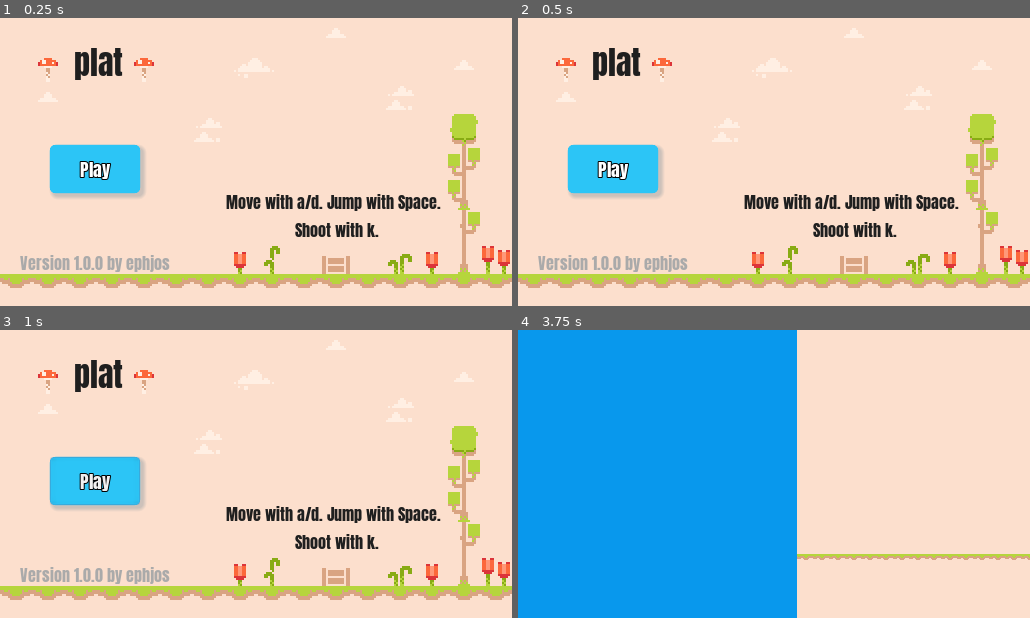
Above: before the commit, frames 1-4 (two rows, left to right).
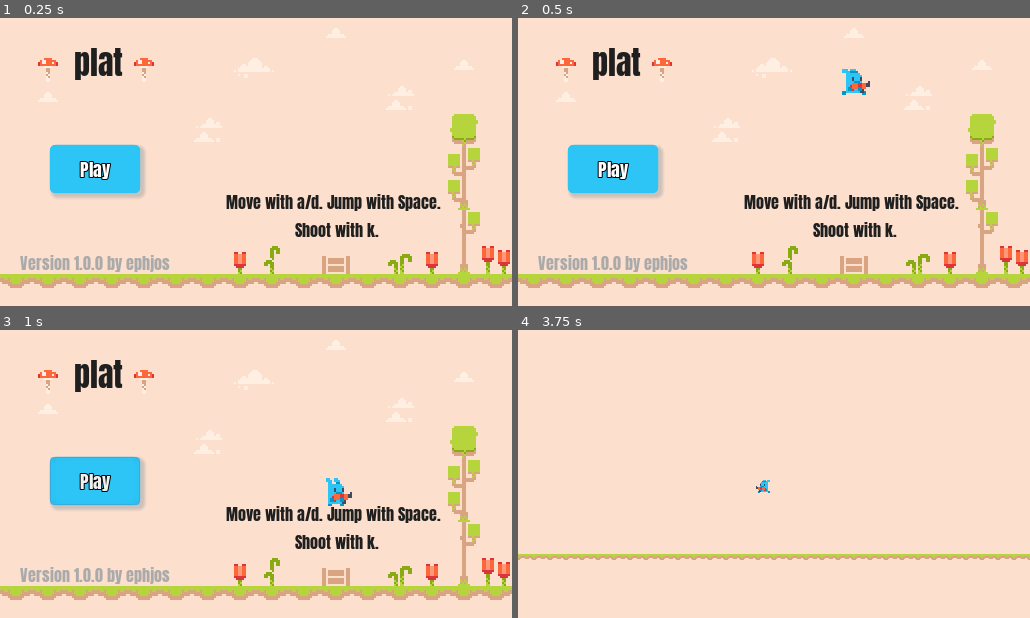
Above: after the commit, the same moments.

Repository: ephjos/plat
Game: Godot game, scene res://TitleScreen/TitleScreen.tscn
Two runs of this game, one before a commit and one after it. Both use one fixed random seed, a clock stepped at 60 frames per second and the inputs below.
Inputs:
- Up to frame 1 (0.25 s): no input
- Up to frame 2 (0.5 s): no input
- Up to frame 3 (1 s): click "Play" at 0.5 s
- Up to frame 4 (3.75 s): click "Play" at 1.25 s; hold Space (jump) 2.03-2.78 s; hold D (move_right) 2.03-3.53 s; tap K (attack) at 2.85 s; tap Space (jump) at 3.02, 3.05, 3.32 s; hold A (move_left) from 3.53 s (still down); hold Space (jump) from 3.53 s (still down)

Frame 1 is identical in both runs. In frame 2, 0.3% of the frame differs, in the area x 63-69%, y 17-27%; in frame 3, 0.3%; in frame 4, 54%, in the area x 0-55%, y 0-100%.

Commit message:
TitleScreen done

Diff:
--- a/Player/Player.gd
+++ b/Player/Player.gd
@@ -118,7 +118,6 @@
 	return !muzzleCheck.is_colliding()
 
 func _attack():
-	SceneChanger.change_scene("res://World.tscn")
 	var bullet = Bullet.instance()
 	owner.add_child(bullet)
 	bullet.transform = muzzle.global_transform
--- a/Player/Player.tscn
+++ b/Player/Player.tscn
@@ -20,19 +20,19 @@
 }, {
 "frames": [ ExtResource( 3 ) ],
 "loop": true,
+"name": "fall",
+"speed": 5.0
+}, {
+"frames": [ ExtResource( 3 ), ExtResource( 7 ) ],
+"loop": true,
+"name": "run",
+"speed": 5.0
+}, {
+"frames": [ ExtResource( 3 ) ],
+"loop": true,
 "name": "jump",
 "speed": 5.0
 }, {
-"frames": [ ExtResource( 3 ), ExtResource( 7 ) ],
-"loop": true,
-"name": "run",
-"speed": 5.0
-}, {
-"frames": [ ExtResource( 3 ) ],
-"loop": true,
-"name": "fall",
-"speed": 5.0
-}, {
 "frames": [ ExtResource( 2 ) ],
 "loop": true,
 "name": "gun_idle",
@@ -46,17 +46,17 @@
 "frames": [ ExtResource( 5 ) ],
 "loop": true,
 "name": "gun_fall",
+"speed": 5.0
+}, {
+"frames": [ ExtResource( 5 ) ],
+"loop": true,
+"name": "gun_jump",
 "speed": 5.0
 }, {
 "frames": [ ExtResource( 2 ), ExtResource( 4 ) ],
 "loop": true,
 "name": "gun_shoot",
 "speed": 20.0
-}, {
-"frames": [ ExtResource( 5 ) ],
-"loop": true,
-"name": "gun_jump",
-"speed": 5.0
 } ]
 
 [sub_resource type="Animation" id=2]
--- /dev/null
+++ b/TitleScreen/StaticBody2D.gd
@@ -0,0 +1,6 @@
+extends StaticBody2D
+
+signal hit
+
+func hit():
+	emit_signal("hit")
--- a/TitleScreen/TitleScreen.gd
+++ b/TitleScreen/TitleScreen.gd
@@ -6,8 +6,15 @@
 	SceneChanger.hide()
 
 func _process(delta):
-	player._play_animation("run")
+	#player._play_animation("run")
+	pass
+
+func _start():
+	SceneChanger.show()
+	SceneChanger.change_scene("res://World.tscn")
 
 func _on_Button_pressed():
-	SceneChanger.show()
-	SceneChanger.change_scene("res://World.tscn")
+	_start()
+
+func _on_StaticBody2D_hit():
+	_start()
--- a/TitleScreen/TitleScreen.tscn
+++ b/TitleScreen/TitleScreen.tscn
@@ -1,15 +1,16 @@
-[gd_scene load_steps=12 format=2]
+[gd_scene load_steps=15 format=2]
 
 [ext_resource path="res://TitleScreen/TitleScreen.gd" type="Script" id=1]
 [ext_resource path="res://Player/Player.tscn" type="PackedScene" id=2]
 [ext_resource path="res://Tileset/Tileset.tres" type="TileSet" id=3]
 [ext_resource path="res://assets/fonts/Anton-Regular.ttf" type="DynamicFontData" id=4]
+[ext_resource path="res://TitleScreen/StaticBody2D.gd" type="Script" id=5]
 
-[sub_resource type="DynamicFont" id=2]
+[sub_resource type="DynamicFont" id=1]
 size = 32
 font_data = ExtResource( 4 )
 
-[sub_resource type="StyleBoxFlat" id=7]
+[sub_resource type="StyleBoxFlat" id=2]
 bg_color = Color( 0.0470588, 0.2, 0.25098, 1 )
 border_width_left = 30
 border_width_top = 10
@@ -39,20 +40,26 @@
 shadow_size = 4
 shadow_offset = Vector2( 3, 3 )
 
-[sub_resource type="DynamicFont" id=6]
+[sub_resource type="DynamicFont" id=4]
 size = 18
 outline_size = 1
 outline_color = Color( 0, 0, 0, 1 )
 font_data = ExtResource( 4 )
 
-[sub_resource type="DynamicFont" id=4]
+[sub_resource type="RectangleShape2D" id=9]
+extents = Vector2( 44.6647, 23.0817 )
+
+[sub_resource type="DynamicFont" id=5]
 font_data = ExtResource( 4 )
 
-[sub_resource type="DynamicFont" id=3]
+[sub_resource type="DynamicFont" id=6]
 font_data = ExtResource( 4 )
 
-[sub_resource type="RectangleShape2D" id=1]
-extents = Vector2( 456.922, 10 )
+[sub_resource type="RectangleShape2D" id=7]
+extents = Vector2( 104.487, 10 )
+
+[sub_resource type="RectangleShape2D" id=8]
+extents = Vector2( 10, 256.458 )
 
 [node name="TitleScreen" type="MarginContainer"]
 anchor_right = 1.0
@@ -103,17 +110,24 @@
 margin_top = 54.0
 margin_right = 120.0
 margin_bottom = 102.0
-custom_styles/hover = SubResource( 7 )
-custom_styles/normal = SubResource( 5 )
-custom_fonts/font = SubResource( 6 )
+custom_styles/hover = SubResource( 2 )
+custom_styles/normal = SubResource( 3 )
+custom_fonts/font = SubResource( 4 )
 custom_colors/font_color = Color( 1, 1, 1, 1 )
 text = "Play"
+
+[node name="StaticBody2D" type="StaticBody2D" parent="HBoxContainer/VBoxContainer/ButtonContainer/Button"]
+script = ExtResource( 5 )
+
+[node name="CollisionShape2D" type="CollisionShape2D" parent="HBoxContainer/VBoxContainer/ButtonContainer/Button/StaticBody2D"]
+position = Vector2( 44.545, 24.0817 )
+shape = SubResource( 9 )
 
 [node name="Version" type="Label" parent="HBoxContainer/VBoxContainer"]
 margin_top = 213.0
 margin_right = 150.0
 margin_bottom = 238.0
-custom_fonts/font = SubResource( 4 )
+custom_fonts/font = SubResource( 5 )
 custom_colors/font_color = Color( 0.666667, 0.666667, 0.666667, 1 )
 text = "Version 1.0.0 by ephjos"
 
@@ -123,7 +137,7 @@
 margin_bottom = 238.0
 
 [node name="Player" parent="HBoxContainer/CenterContainer" instance=ExtResource( 2 )]
-position = Vector2( 161.591, -1020.14 )
+position = Vector2( 161.591, -100.14 )
 scale = Vector2( 2, 2 )
 
 [node name="Controls" type="Label" parent="HBoxContainer/CenterContainer"]
@@ -145,7 +159,27 @@
 [node name="StaticBody2D" type="StaticBody2D" parent="HBoxContainer/CenterContainer"]
 
 [node name="CollisionShape2D" type="CollisionShape2D" parent="HBoxContainer/CenterContainer/StaticBody2D"]
-position = Vector2( 174.352, 168.393 )
-shape = SubResource( 1 )
+position = Vector2( 158.334, 165.723 )
+shape = SubResource( 7 )
+
+[node name="StaticBody2D" type="StaticBody2D" parent="."]
+
+[node name="CollisionShape2D" type="CollisionShape2D" parent="StaticBody2D"]
+position = Vector2( 0, 130 )
+shape = SubResource( 8 )
+
+[node name="StaticBody2D2" type="StaticBody2D" parent="."]
+
+[node name="CollisionShape2D" type="CollisionShape2D" parent="StaticBody2D2"]
+position = Vector2( 514, 130 )
+shape = SubResource( 8 )
+
+[node name="StaticBody2D3" type="StaticBody2D" parent="."]
+
+[node name="CollisionShape2D" type="CollisionShape2D" parent="StaticBody2D3"]
+position = Vector2( 254.812, -118.565 )
+rotation = 1.5708
+shape = SubResource( 8 )
 
 [connection signal="pressed" from="HBoxContainer/VBoxContainer/ButtonContainer/Button" to="." method="_on_Button_pressed"]
+[connection signal="hit" from="HBoxContainer/VBoxContainer/ButtonContainer/Button/StaticBody2D" to="." method="_on_StaticBody2D_hit"]
Not shown: 3 places in TitleScreen/TitleScreen.tscn that only renumber resources
